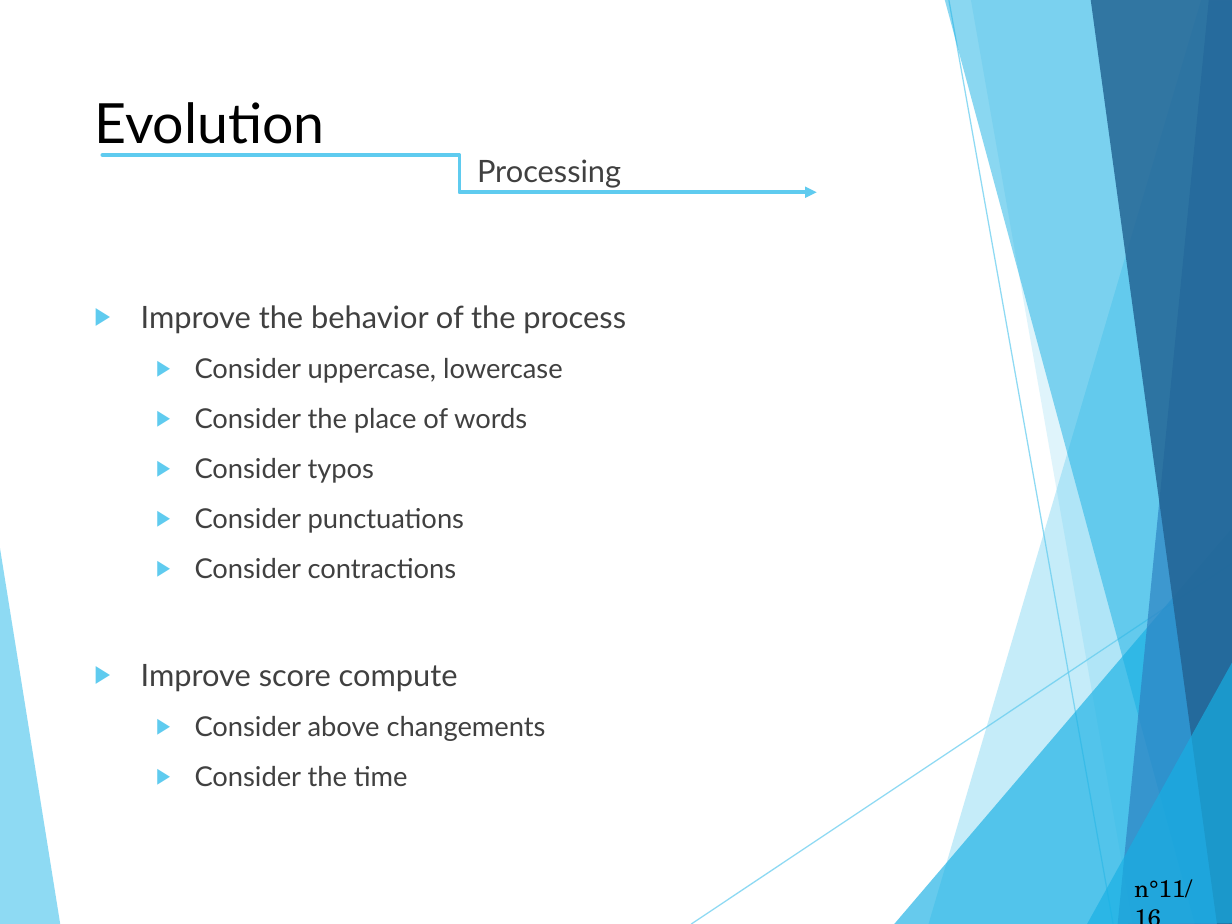
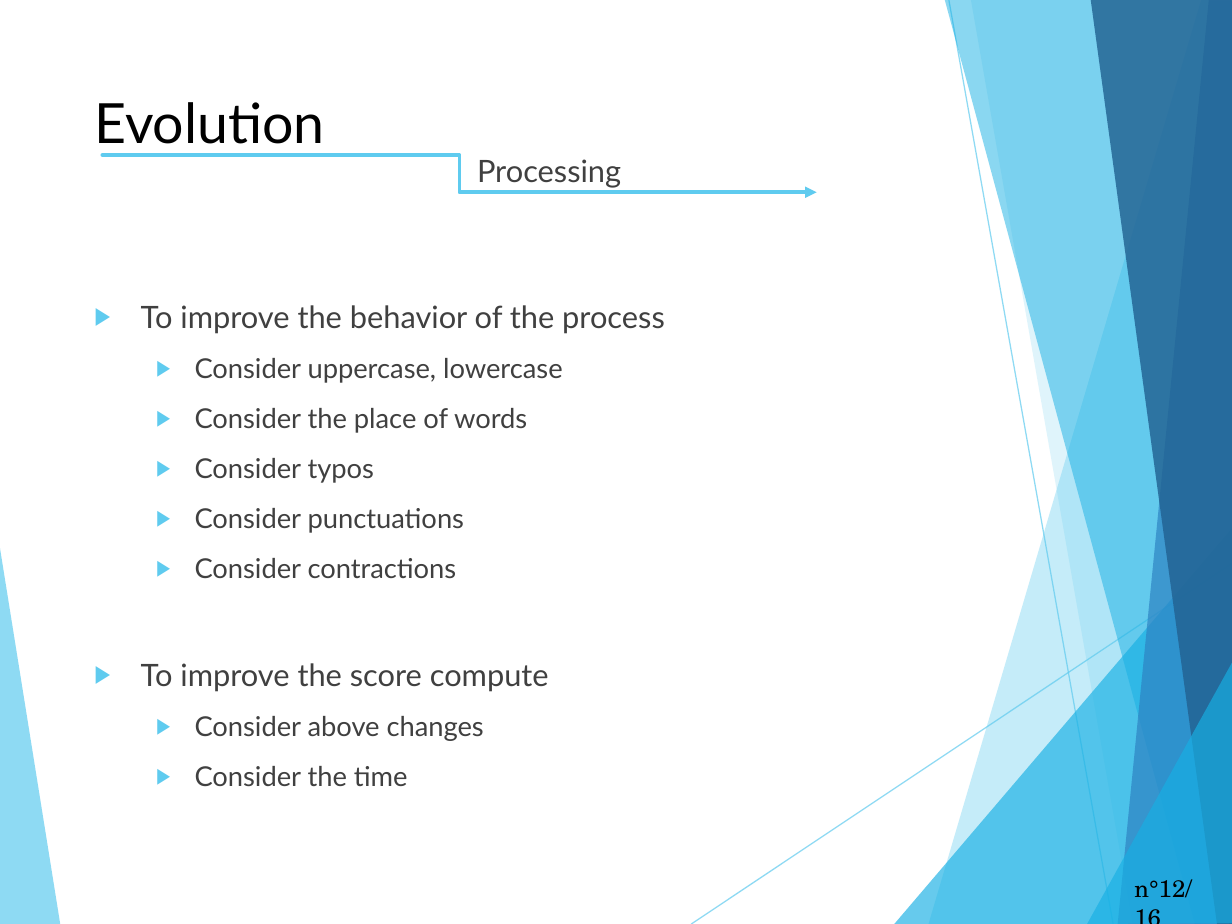
Before and after one commit to Terrasse/Dontforgetthelyrics, a slide deck: slide 12 of English_project.pptx (slide 11 before the commit). Drawn at 1232x924 pixels with LibreOffice and Linux fonts; fonts in the diff are those of the drawing. Boxes give left, top, right and bottom in pixels: in the first picture for what was removed or moved away, otherwise in the second. Text is boxed around its words. In the diff, an @@ line names an element or a change of style, - is before the commit and + after.

```diff
--- a/English_project.pptx
+++ b/English_project.pptx
@@ text at (x1=141, y1=305, x2=665, y2=334): text changed @@
-▶ Improve the behavior of the process
+▶ To improve the behavior of the process
@@ text at (x1=141, y1=663, x2=549, y2=741): text changed; size 16 to 18 pt @@
-▶ Improve score compute
-  ▶ Consider above changements
+▶ To improve the score compute
+  ▶ Consider above changes
@@ page number at (x1=1134, y1=879, x2=1192, y2=898): text changed @@
-n°11/16
+n°12/16
```
Also in this commit, not shown: 9 other slides changed, 1 slide added, 7 other files.
